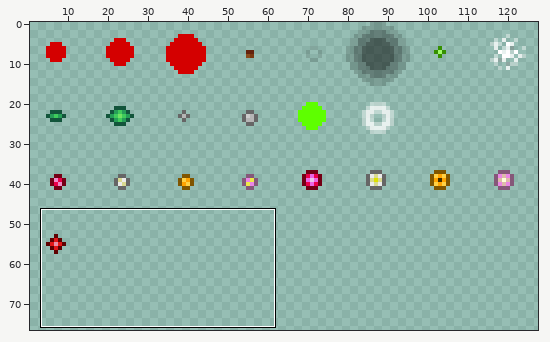
A sprite sheet gets an edit: src/images/miscellaneous/particle-texture-atlas.png. The first picture is a wide view before the edit; the outline marks the close-up.
Close-up. Old version:
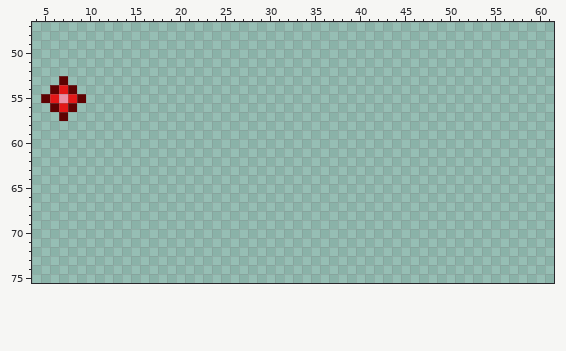
The file is 128x128 pixels. Pixels under 10% opacity are left out. Colours within 5 levels of each other are drawn and written as one. Shown: x 4..61, y 47..75. The wide view leaves out empty margins.
Once edited:
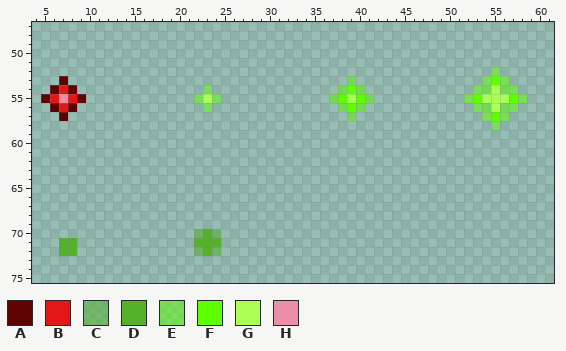
Palette (. is transparent): A #5e0202  B #e31717  C #55b02a7f  D #55b02a  E #5efe007f  F #5eff00  G #acff54  H #eb8fa6
Edits made:
@@ x 4..61 @@
 51 ..........................................................
-52 ..........................................................
-53 ...A......................................................
-54 ..ABA.....................................................
-55 .ABHBA....................................................
-56 ..ABA.....................................................
-57 ...A......................................................
-58 ..........................................................
+52 ...................................................E......
+53 ...A...............................E..............EFE.....
+54 ..ABA..............E..............EFE............EEGEE....
+55 .ABHBA............EGE............EFGFE..........EFGGGFE...
+56 ..ABA..............E..............EFE............EEGEE....
+57 ...A...............................E..............EFE.....
+58 ...................................................E......
 59 ..........................................................
@@ x 5..26 @@
 69 ......................
-70 ......................
-71 ......................
-72 ......................
+70 .................CDC..
+71 ..DD.............DDD..
+72 ..DD.............CDC..
 73 ......................
